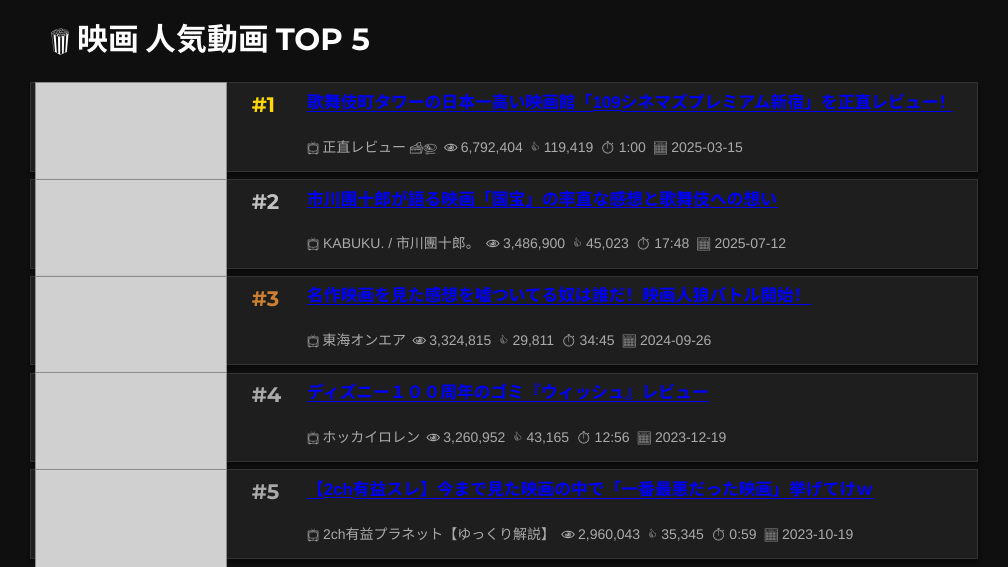
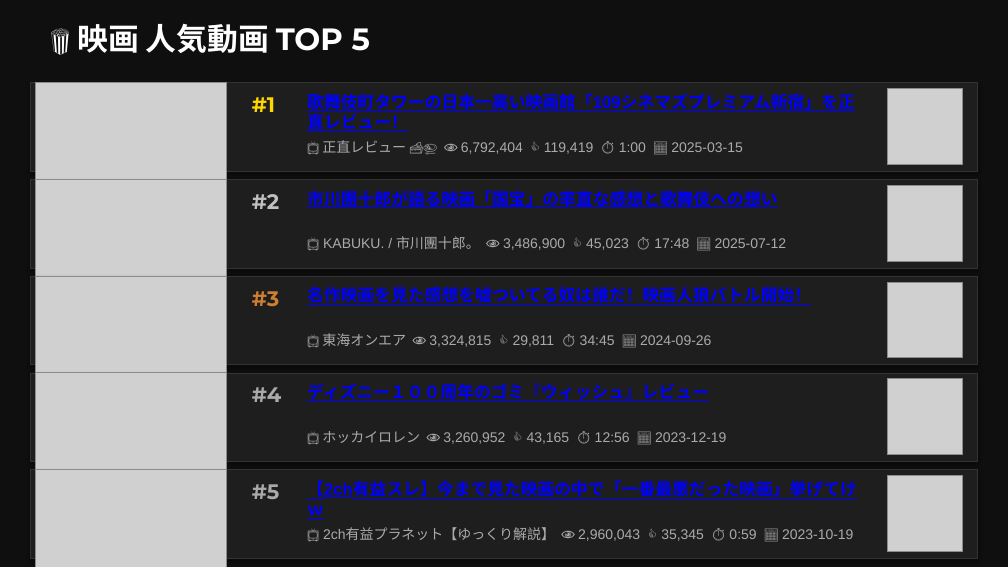
Before and after one commit to asaneasaburo0910-hub/youtube-crawler, a slide deck: slide 15 of youtube_ranking_20260517.pptx. Drawn at 1008x567 pixels with LibreOffice and Linux fonts; fonts in the diff are those of the drawing; grey boxes stand for pictures. Boxes give left, top, right and bottom in pixels: in the first picture for what was removed or moved away, otherwise in the second. Text is boxed around its words. In the diff, an @@ line names an element or a change of style, - is before the commit and + after.

```diff
--- a/youtube_ranking_20260517.pptx
+++ b/youtube_ranking_20260517.pptx
@@ text "歌舞伎町タワーの日本一高い映画館「109シネマズプレミアム新宿」を正直レビュー！" rewrapped from (307,93,955,112) to (307,93,855,132) @@
@@ picture added at (887,89,963,164) @@
@@ picture added at (887,185,963,261) @@
@@ picture added at (887,282,963,358) @@
@@ picture added at (887,379,963,455) @@
@@ text "【2ch有益スレ】今まで見た映画の中で「一番最悪だった映画」挙げてけｗ" rewrapped from (307,480,873,499) to (307,480,857,519) @@
@@ picture added at (887,476,963,551) @@
```
Also in this commit, not shown: 13 other slides changed.
